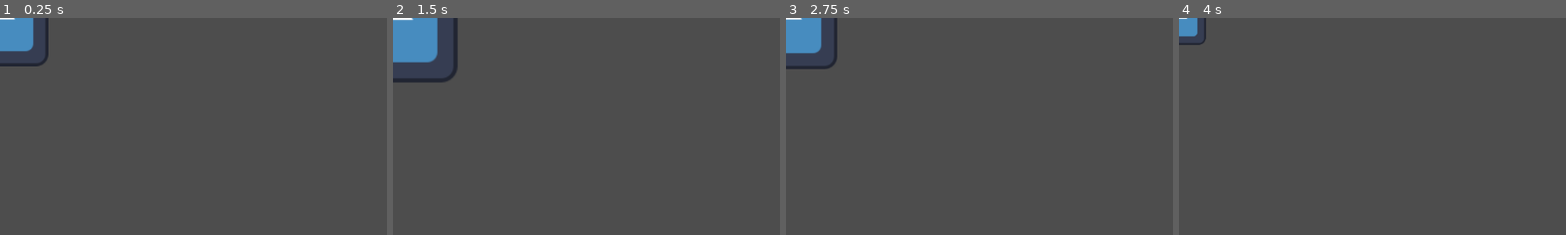
Above: before the commit, frames 1-4 (left to right).
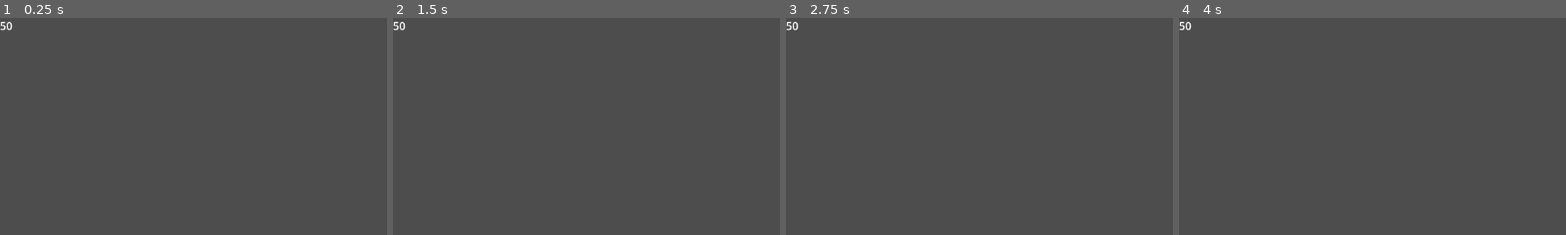
Above: after the commit, the same moments.

Repository: absentnot/GGJ-25
Game: Godot game, scene res://scenes/main.tscn
Two runs of this game, one before a commit and one after it. Both use one fixed random seed, a clock stepped at 60 frames per second and the inputs below. The engine's default icon, where the game draws it, is replaced by a stand-in: a white triangle on a blue panel in a dark square.
Inputs:
- Up to frame 1 (0.25 s): no input
- Up to frame 2 (1.5 s): tap Enter at 0.5 s; tap Space at 1.25 s
- Up to frame 3 (2.75 s): no input
- Up to frame 4 (4 s): tap Enter at 2.75 s
The pictures show only the part of the screen within x 0-50%, y 0-50%; the shares and areas given below are measured in that part.

The runs differ from the first frame. In frame 1, 1.8% of the frame differs, in the area x 0-13%, y 0-23%; in frame 2, 3.0%, in the area x 0-17%, y 0-30%; in frame 3, 1.9%; in frame 4, 0.6%.

Commit message:
Added a display that shows current market value; only a WIP, will be part of a HUD scene later.

Diff:
--- a/scenes/main.tscn
+++ b/scenes/main.tscn
@@ -1,22 +1,15 @@
-[gd_scene load_steps=5 format=3 uid="uid://kw25mjyh8n23"]
+[gd_scene load_steps=2 format=3 uid="uid://kw25mjyh8n23"]
 
 [ext_resource type="Script" path="res://scripts/main.gd" id="1_kap36"]
-[ext_resource type="Shader" uid="uid://bgfn4172i5him" path="res://shaders/noiseColorMat-scale.tres" id="2_4a67e"]
-[ext_resource type="Texture2D" uid="uid://b8x42eakbfp2r" path="res://assets/icon.svg" id="3_fmpya"]
-
-[sub_resource type="ShaderMaterial" id="ShaderMaterial_kqxoh"]
-shader = ExtResource("2_4a67e")
-shader_parameter/scaleAmplitude = 1.0
-shader_parameter/timeScale = 1.0
 
 [node name="Main" type="Node2D"]
 script = ExtResource("1_kap36")
 
-[node name="Icon" type="Sprite2D" parent="."]
-material = SubResource("ShaderMaterial_kqxoh")
-texture = ExtResource("3_fmpya")
-
 [node name="DayTimer" type="Timer" parent="."]
 wait_time = 5.0
 
+[node name="MarketValueDisplay" type="Label" parent="."]
+offset_right = 40.0
+offset_bottom = 23.0
+
 [connection signal="timeout" from="DayTimer" to="." method="_on_day_timer_timeout"]
--- a/scripts/main.gd
+++ b/scripts/main.gd
@@ -2,11 +2,15 @@
 
 
 var currentRound = null
+var marketValue
 # Called when the node enters the scene tree for the first time.
 func _ready():
 	currentRound = load("res://scenes/roundOne.tscn").instantiate()
 	currentRound.roundOver.connect(endRound)
 	add_child(currentRound)
+	marketValue = currentRound.getMarketValue()
+	$MarketValueDisplay.text = str(marketValue)
+	$MarketValueDisplay.show()
 	$DayTimer.start()
 	pass # Replace with function body.
 
@@ -19,6 +23,8 @@
 func _on_day_timer_timeout() -> void:
 	print("Bing! Next day")
 	currentRound.processDay()
+	marketValue = currentRound.getMarketValue()
+	$MarketValueDisplay.text = str(marketValue)
 	$DayTimer.start()
 
 func endRound() -> void:
--- a/scripts/round.gd
+++ b/scripts/round.gd
@@ -11,12 +11,15 @@
 func _process(delta: float) -> void:
 	pass
 
+func getMarketValue() -> int:
+	return $SineMarket.getCurrentPrice()
+
 func processDay() -> void:
 	day += 1
 	print("Day in round: " + str(day))
 	if(day > maxDays):
 		roundOver.emit()
-		return
-	var orders: Array[Order] = []
-	$SineMarket.updatePrice(orders)
-	print($SineMarket.getCurrentPrice())
+	else:
+		var orders: Array[Order] = []
+		$SineMarket.updatePrice(orders)
+	return
